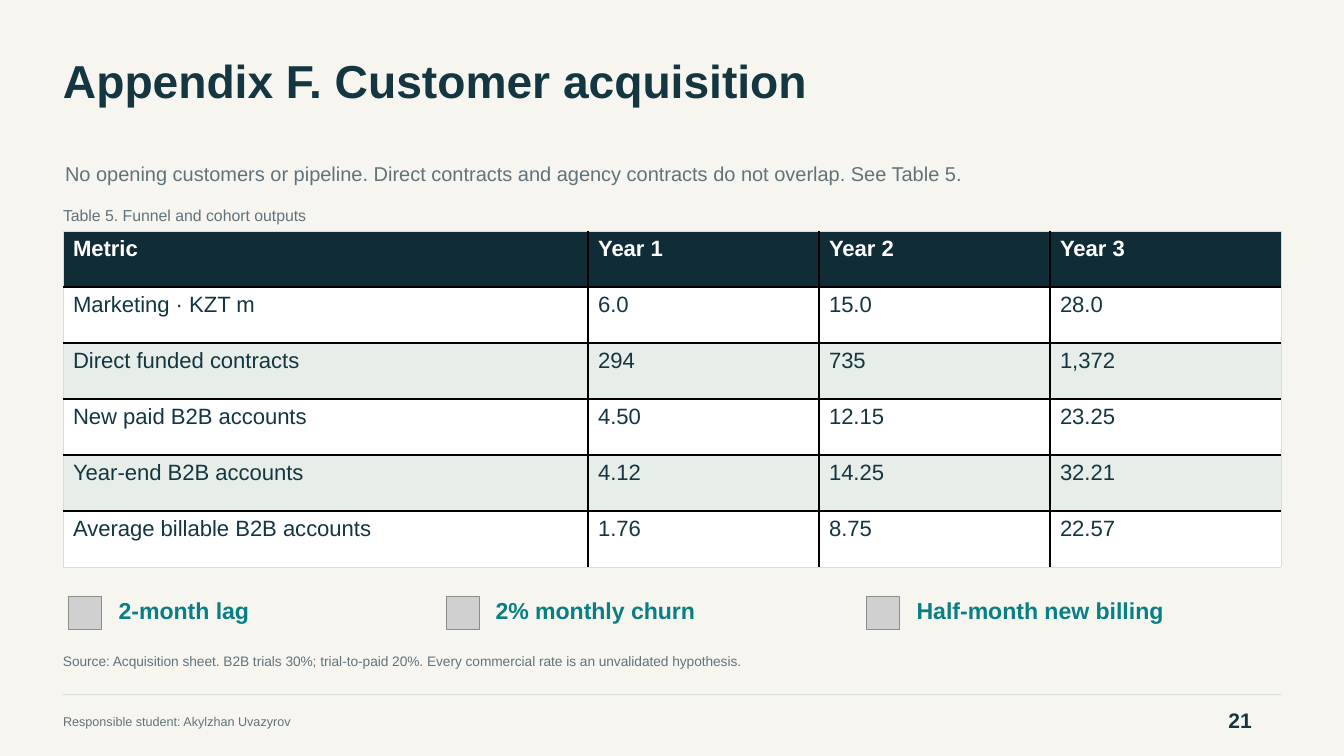
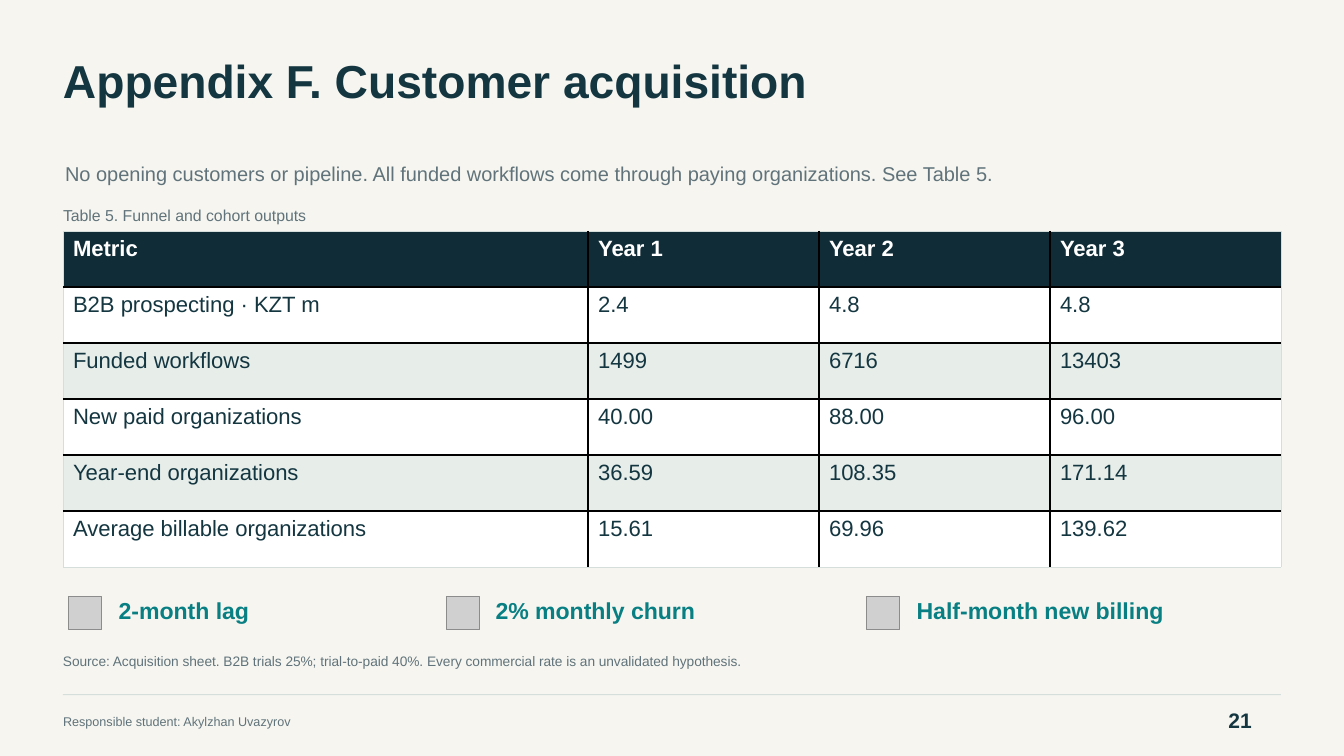
Before and after one commit to Arlan-prog/FinanceFinal, a slide deck: slide 21 of Final_Project_Presentation.pptx. Drawn at 1344x756 pixels with LibreOffice and Linux fonts; fonts in the diff are those of the drawing; grey boxes stand for pictures. Boxes give left, top, right and bottom in pixels: in the first picture for what was removed or moved away, otherwise in the second. Text is boxed around its words. In the diff, an @@ line names an element or a change of style, - is before the commit and + after.

Commit message:
Revise Kepil to conditional lean B2B model with monthly cash flow and sourced assumptions

```diff
--- a/Final_Project_Presentation.pptx
+++ b/Final_Project_Presentation.pptx
@@ text at [65, 166, 993, 185]: text changed @@
-No opening customers or pipeline. Direct contracts and agency contracts do not overlap. See Table 5.
+No opening customers or pipeline. All funded workflows come through paying organizations. See Table 5.
@@ table at [63, 231, 1280, 567] @@
-row 2: Marketing · KZT m | 6.0 | 15.0 | 28.0
+row 2: B2B prospecting · KZT m | 2.4 | 4.8 | 4.8
-row 3: Direct funded contracts | 294 | 735 | 1,372
+row 3: Funded workflows | 1499 | 6716 | 13403
-row 4: New paid B2B accounts | 4.50 | 12.15 | 23.25
+row 4: New paid organizations | 40.00 | 88.00 | 96.00
-row 5: Year-end B2B accounts | 4.12 | 14.25 | 32.21
+row 5: Year-end organizations | 36.59 | 108.35 | 171.14
-row 6: Average billable B2B accounts | 1.76 | 8.75 | 22.57
+row 6: Average billable organizations | 15.61 | 69.96 | 139.62
@@ text at [63, 656, 741, 669]: text changed @@
-Source: Acquisition sheet. B2B trials 30%; trial-to-paid 20%. Every commercial rate is an unvalidated hypothesis.
+Source: Acquisition sheet. B2B trials 25%; trial-to-paid 40%. Every commercial rate is an unvalidated hypothesis.
```
Also in this commit, not shown: 11 other slides changed, 17 other files.
